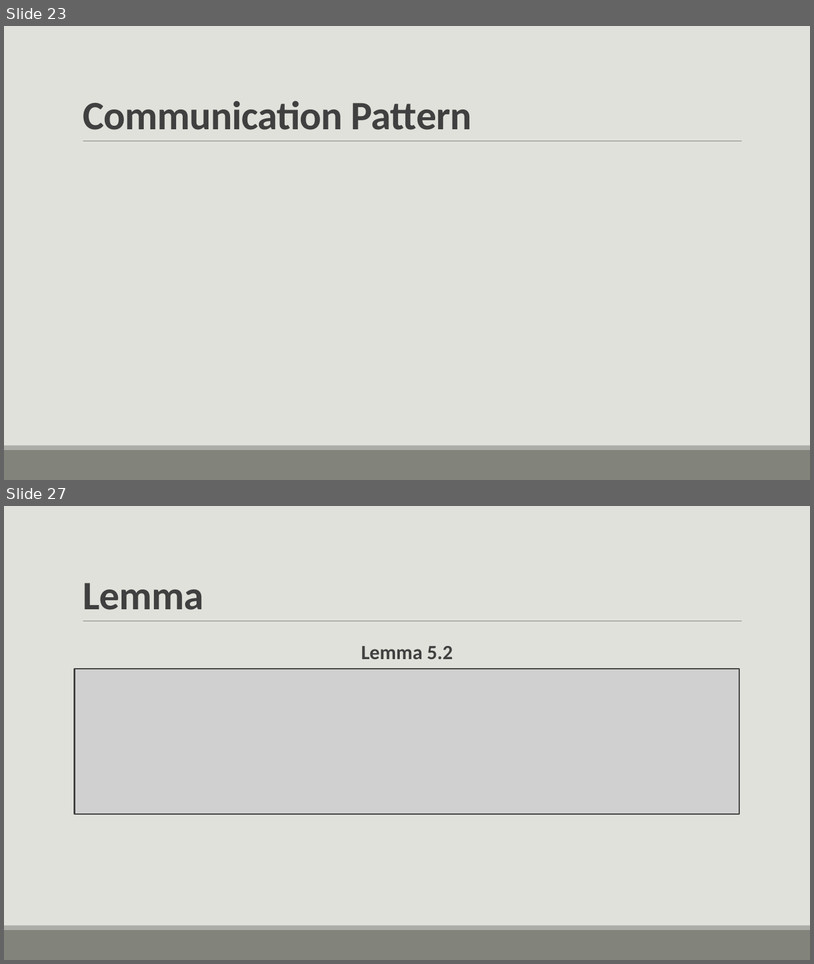
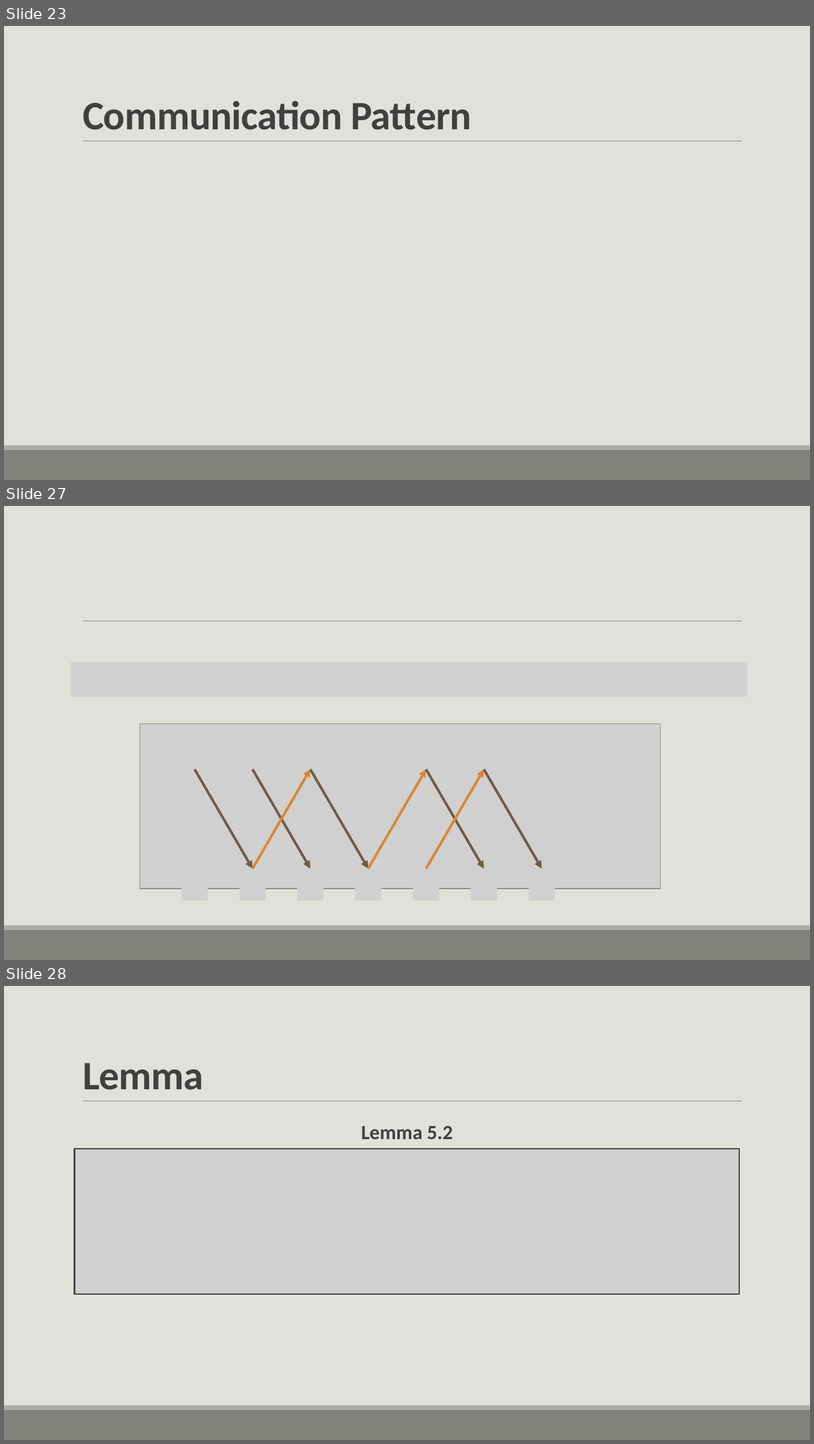
Before and after one commit to lory9894University/mcad, a slide deck: Prensentazione_V2.pptx. Shown one above the other, each under a label of ours: slides 23 and 27 before the commit, slides 23, 27 and 28 after it; the slides between them are not shown. The pictures are 814x964 and 814x1444 pixels, drawn with LibreOffice and Linux fonts; fonts in the diff are those of the drawing; grey boxes stand for pictures. Boxes give left, top, right and bottom in pixels: in the first picture for what was removed or moved away, otherwise in the second. Text is boxed around its words. In the diff, an @@ line names an element or a change of style, - is before the commit and + after.

```diff
--- a/Prensentazione_V2.pptx
+++ b/Prensentazione_V2.pptx
@@ slide 27 added at [4,506,810,960], background #E1E1DB; not listed: 3 template elements that a slide beside it also shows @@
@@ picture added at [71,662,161,697] @@
@@ picture added at [155,662,244,697] @@
@@ picture added at [239,662,328,697] @@
@@ picture added at [323,662,413,697] @@
@@ picture added at [407,662,497,697] @@
@@ picture added at [491,662,581,697] @@
@@ picture added at [575,662,664,697] @@
@@ picture added at [659,662,748,697] @@
@@ picture added at [140,724,660,888] @@
@@ picture added at [182,737,208,761] @@
@@ picture added at [239,737,266,761] @@
@@ picture added at [297,738,323,762] @@
@@ picture added at [356,738,381,762] @@
@@ picture added at [414,738,440,762] @@
@@ picture added at [471,739,497,763] @@
@@ picture added at [529,739,555,763] @@
@@ arrow added from (195, 769) to (252, 868), #6E5D49 3 pt @@
@@ arrow added from (252, 769) to (311, 868), #6E5D49 3 pt @@
@@ arrow added from (252, 868) to (311, 769), #DB8631 3 pt @@
@@ arrow added from (311, 769) to (369, 868), #6E5D49 3 pt @@
@@ arrow added from (369, 868) to (426, 769), #DB8631 3 pt @@
@@ arrow added from (426, 769) to (485, 868), #6E5D49 3 pt @@
@@ arrow added from (426, 868) to (485, 769), #DB8631 3 pt @@
@@ arrow added from (485, 769) to (542, 868), #6E5D49 3 pt @@
@@ picture added at [182,876,208,900] @@
@@ picture added at [239,876,266,900] @@
@@ picture added at [297,876,323,900] @@
@@ picture added at [356,876,381,900] @@
@@ picture added at [414,876,440,900] @@
@@ picture added at [471,876,497,900] @@
@@ picture added at [529,876,555,900] @@
@@ what was slide 27 is now slide 28 @@
```
Also in this commit, not shown: 3 slides changed, 1 other slide added, 1 other file.
